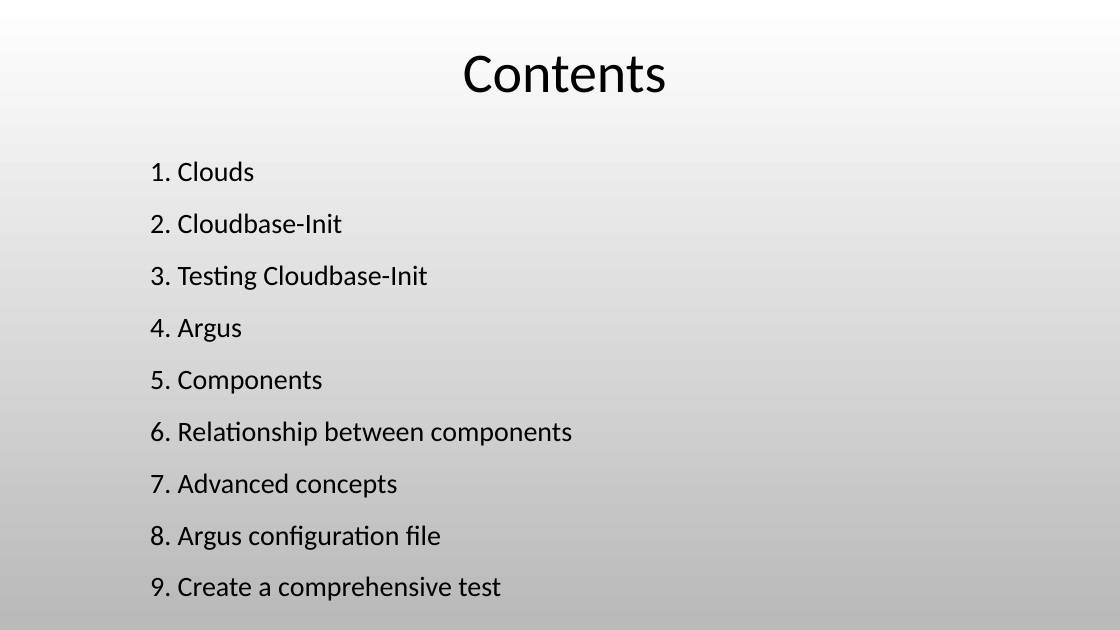
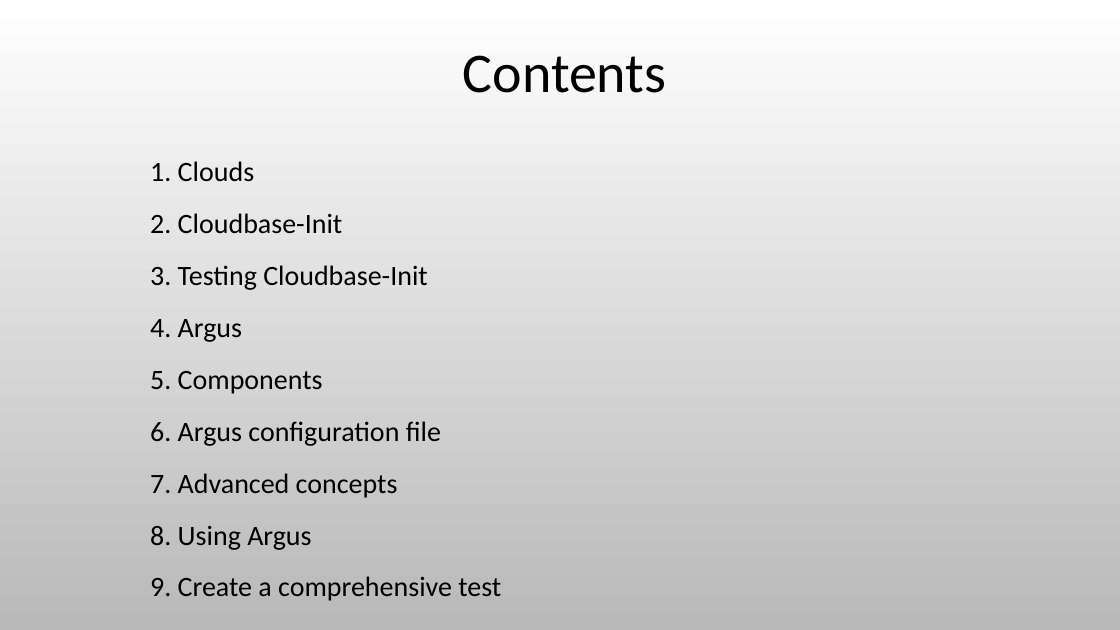
Before and after one commit to cmin764/cmiN, a slide deck: slide 2 of ropython/ep15/argus.pptx. Drawn at 1120x630 pixels with LibreOffice and Linux fonts; fonts in the diff are those of the drawing; background and template pictures are left out. Boxes give left, top, right and bottom in pixels: in the first picture for what was removed or moved away, otherwise in the second. Text is boxed around its words. In the diff, an @@ line names an element or a change of style, - is before the commit and + after.

```diff
--- a/ropython/ep15/argus.pptx
+++ b/ropython/ep15/argus.pptx
@@ text at (150,421,441,446): text changed @@
-6. Relationship between components
+6. Argus configuration file
@@ text at (150,526,311,550): text changed @@
-8. Argus configuration file
+8. Using Argus
```
Also in this commit, not shown: 1 other slide changed, 14 slides added.
